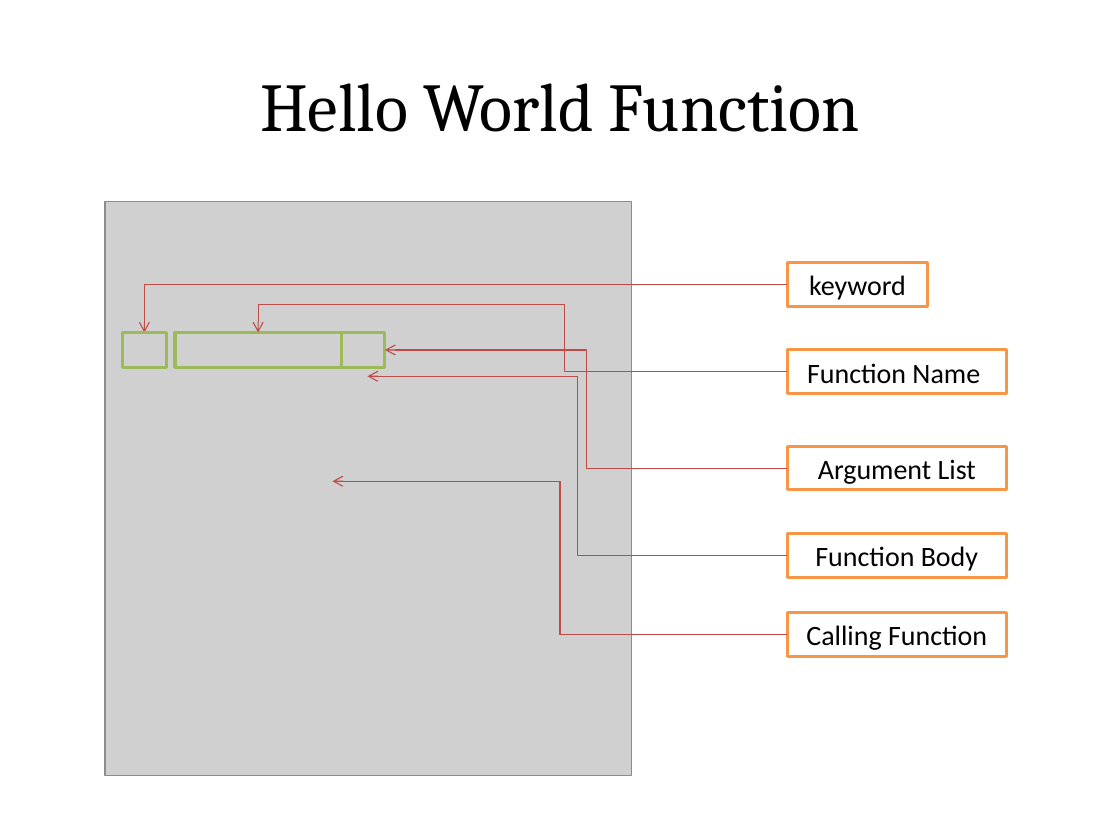
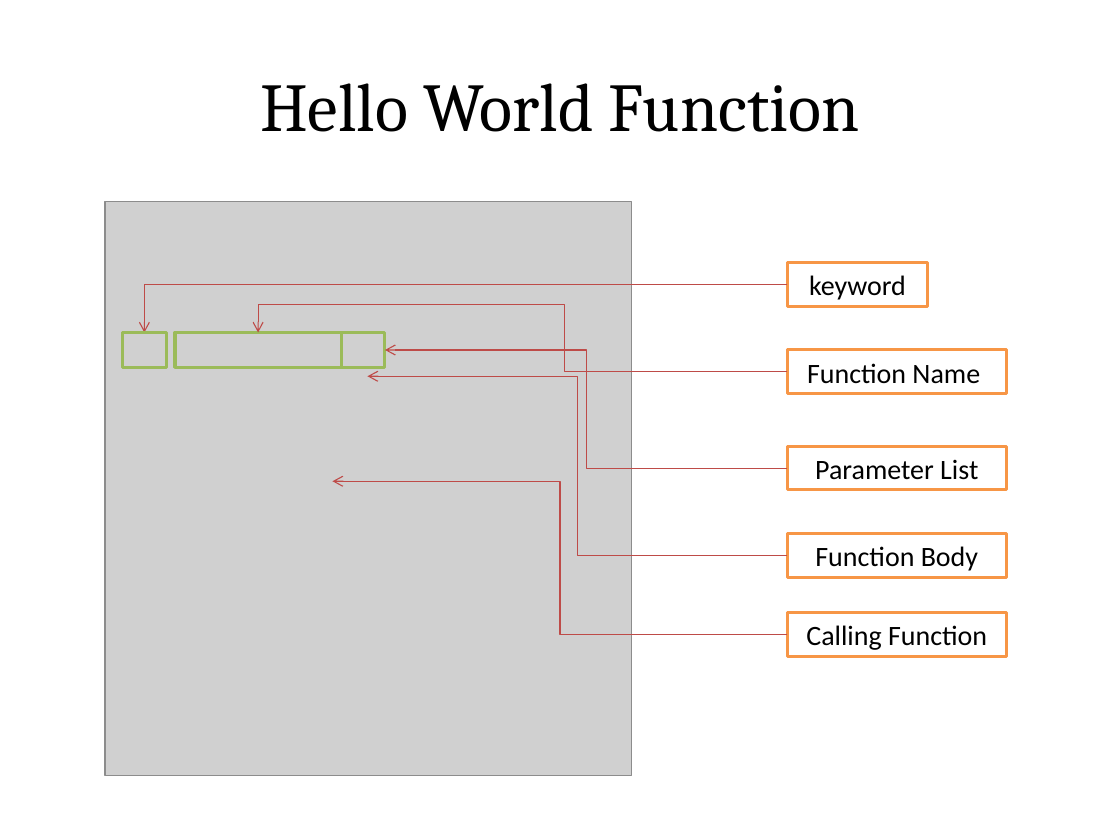
Before and after one commit to rajasekaran36/GE8151-Problem-Solving-and-Python-Programming, a slide deck: slide 8 of Slides/Unit 2/GE8151-U2-3-Functions.pptx. Drawn at 1120x840 pixels with LibreOffice and Linux fonts; fonts in the diff are those of the drawing; grey boxes stand for pictures. Boxes give left, top, right and bottom in pixels: in the first picture for what was removed or moved away, otherwise in the second. Text is boxed around its words. In the diff, an @@ line names an element or a change of style, - is before the commit and + after.

```diff
--- a/Slides/Unit 2/GE8151-U2-3-Functions.pptx
+++ b/Slides/Unit 2/GE8151-U2-3-Functions.pptx
@@ text in rectangle at <box>815,460,978,480</box>: text changed @@
-Argument List
+Parameter List
```
Also in this commit, not shown: 2 other slides changed, 2 slides added, 4 other files.
